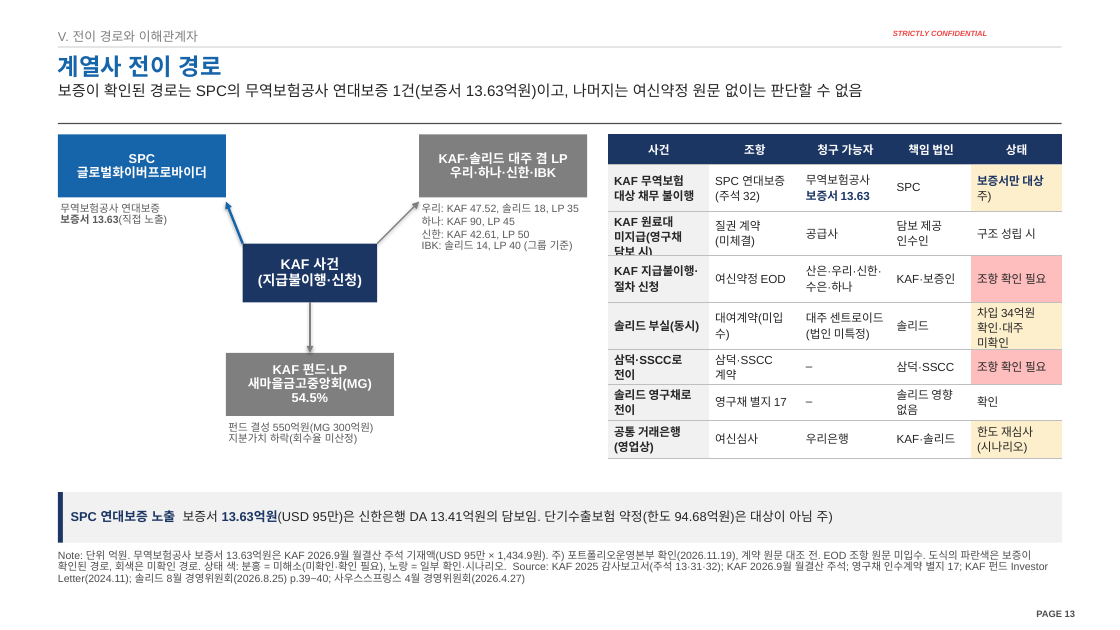
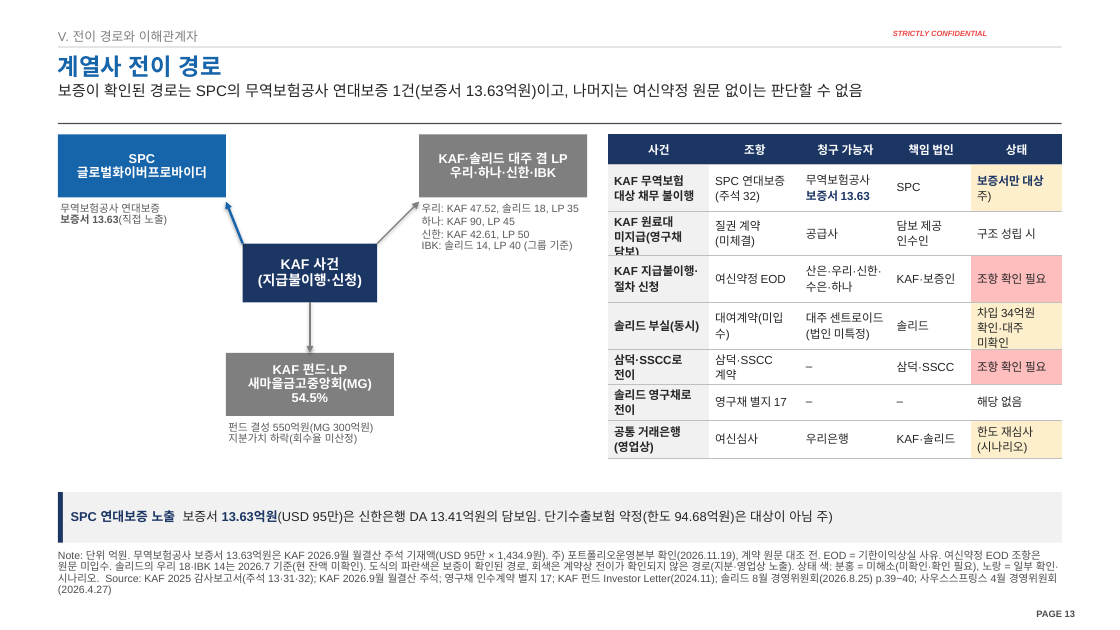
Before and after one commit to jogyesung/GS-Secretary, a slide deck: slide 13 of outputs/CIP_KAF_솔리드_자금조달차질_시나리오_20261120v3.pptx. Drawn at 1120x630 pixels with LibreOffice and Linux fonts; fonts in the diff are those of the drawing; background and template pictures are left out. Boxes give left, top, right and bottom in pixels: in the first picture for what was removed or moved away, otherwise in the second. Text is boxed around its words. In the diff, an @@ line names an element or a change of style, - is before the commit and + after.

```diff
--- a/outputs/CIP_KAF_솔리드_자금조달차질_시나리오_20261120v3.pptx
+++ b/outputs/CIP_KAF_솔리드_자금조달차질_시나리오_20261120v3.pptx
@@ table at <box>608,134,1063,459</box> @@
-row 3, column 1: KAF 원료대 미지급(영구채 담보 시)
+row 3, column 1: KAF 원료대 미지급(영구채 담보)
-row 7, column 4: 솔리드 영향 없음
+row 7, column 4: –
-row 7, column 5: 확인
+row 7, column 5: 해당 없음
@@ text at <box>58,550,1059,595</box>: text changed @@
-Note: 단위 억원. 무역보험공사 보증서 13.63억원은 KAF 2026.9월 월결산 주석 기재액(USD 95만 × 1,434.9원). 주) 포트폴리오운영본부 확인(2026.11.19), 계약 원문 대조 전. EOD 조항 원문 미입수. 도식의 파란색은 보증이 확인된 경로, 회색은 미확인 경로. 상태 색: 분홍 = 미해소(미확인·확인 필요), 노랑 = 일부 확인·시나리오. Source: KAF 2025 감사보고서(주석 13·31·32); KAF 2026.9월 월결산 주석; 영구채 인수계약 별지 17; KAF 펀드 Investor Letter(2024.11); 솔리드 8월 경영위원회(2026.8.25) p.39~40; 사우스스프링스 4월 경영위원회(2026.4.27)
+Note: 단위 억원. 무역보험공사 보증서 13.63억원은 KAF 2026.9월 월결산 주석 기재액(USD 95만 × 1,434.9원). 주) 포트폴리오운영본부 확인(2026.11.19), 계약 원문 대조 전. EOD = 기한이익상실 사유. 여신약정 EOD 조항은 원문 미입수. 솔리드의 우리 18·IBK 14는 2026.7 기준(현 잔액 미확인). 도식의 파란색은 보증이 확인된 경로, 회색은 계약상 전이가 확인되지 않은 경로(지분·영업상 노출). 상태 색: 분홍 = 미해소(미확인·확인 필요), 노랑 = 일부 확인·시나리오. Source: KAF 2025 감사보고서(주석 13·31·32); KAF 2026.9월 월결산 주석; 영구채 인수계약 별지 17; KAF 펀드 Investor Letter(2024.11); 솔리드 8월 경영위원회(2026.8.25) p.39~40; 사우스스프링스 4월 경영위원회(2026.4.27)
```
Also in this commit, not shown: 15 other slides changed, 1 other file.
